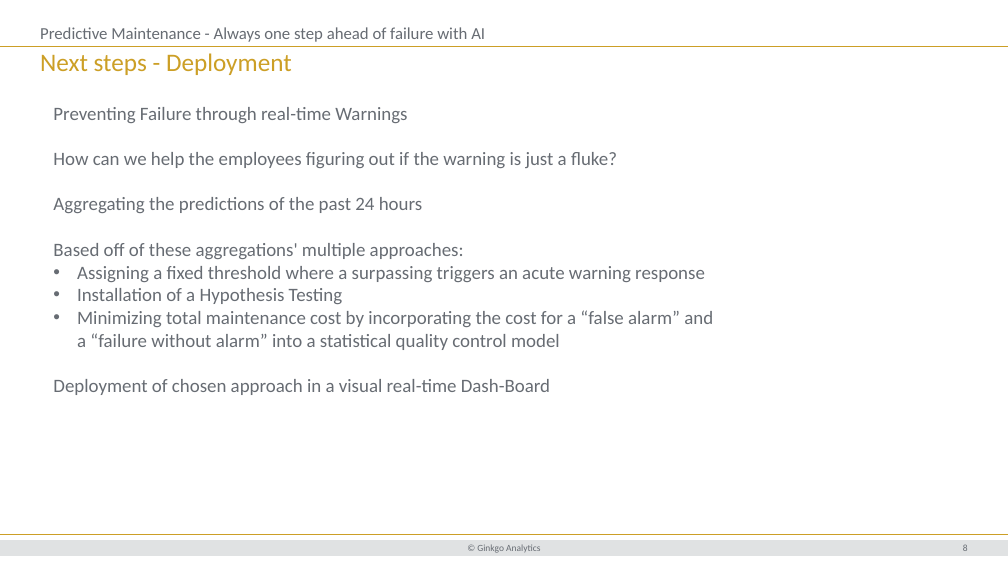
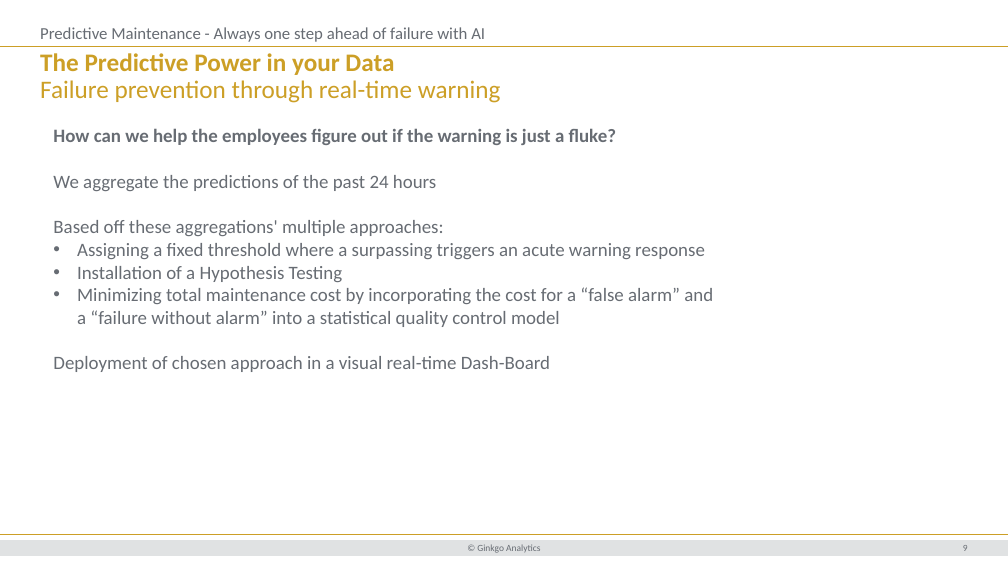
Before and after one commit to LukasKaspras/ginkgo_datacase_interview, a slide deck: slide 9 of reports/ds_presentation.pptx (slide 8 before the commit). Drawn at 1008x567 pixels with LibreOffice and Linux fonts; fonts in the diff are those of the drawing; background and template pictures are left out. Boxes give left, top, right and bottom in pixels: in the first picture for what was removed or moved away, otherwise in the second. Text is boxed around its words. In the diff, an @@ line names an element or a change of style, - is before the commit and + after.

```diff
--- a/reports/ds_presentation.pptx
+++ b/reports/ds_presentation.pptx
@@ title at (x1=40, y1=53, x2=501, y2=103): text changed @@
-Next steps - Deployment
+The Predictive Power in your Data
+Failure prevention through real-time warning
@@ text at (x1=53, y1=128, x2=616, y2=236): text changed @@
-Preventing Failure through real-time Warnings
-How can we help the employees figuring out if the warning is just a fluke?
-Aggregating the predictions of the past 24 hours
-Based off of these aggregations' multiple approaches:
+How can we help the employees figure out if the warning is just a fluke?
+We aggregate the predictions of the past 24 hours
+Based off these aggregations' multiple approaches:
@@ page number at (x1=963, y1=545, x2=968, y2=551): text changed @@
-8
+9
```
Also in this commit, not shown: 7 other slides changed, 3 slides added, 1 slide removed, 1 other file.
